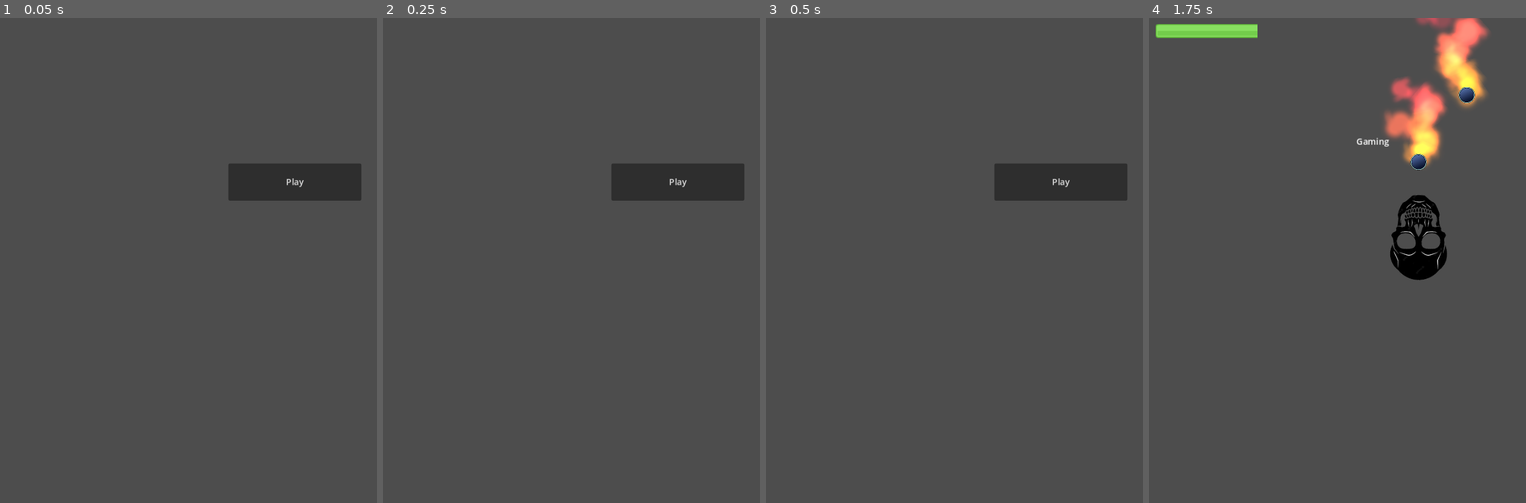
Above: before the commit, frames 1-4 (left to right).
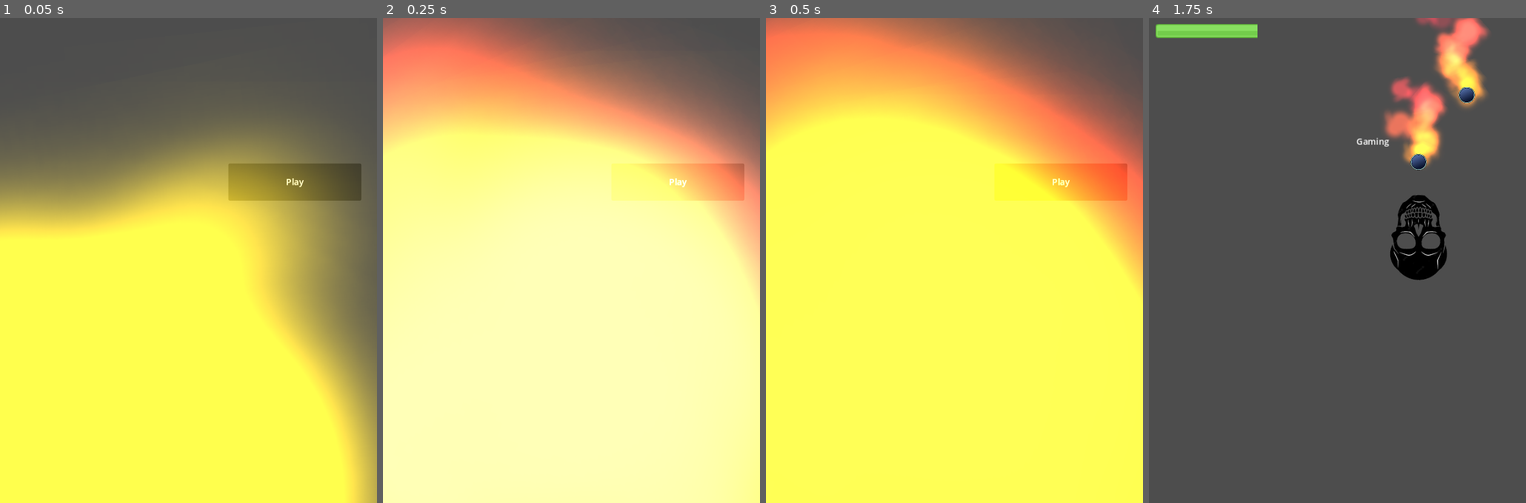
Above: after the commit, the same moments.

Repository: vaarnio/purgatory-gmtk2023
Game: Godot game, scene res://scenes/menu.tscn
Same seed, same stepped clock (60 frames per second), same inputs: the game is played once before the commit and once after it.
Inputs (mouse positions are in pixels of both pictures, inside the frame that each line leads up to):
- Up to frame 1 (0.05 s): no input
- Up to frame 2 (0.25 s): no input
- Up to frame 3 (0.5 s): no input
- Up to frame 4 (1.75 s): click "Play" at 0.5 s; tap Enter (ui_accept) at 1.25, 1.52 s; move the mouse to (1420, 236) at 1.27 s

The runs differ from the first frame. In frame 1, 75% of the frame differs, in the area x 0-100%, y 20-100%; in frame 2, 96%; in frame 3, 97%, in the area x 0-100%, y 0-100%; in frame 4, nothing differs.

Commit message:
Add custom flare objects

Diff:
--- /dev/null
+++ b/scenes/fire_particle.tscn
@@ -0,0 +1,35 @@
+[gd_scene load_steps=5 format=3 uid="uid://dxsdkrs5htjbg"]
+
+[ext_resource type="Texture2D" uid="uid://c4lvgamxlwym3" path="res://assets/flame.png" id="1_0aj8f"]
+[ext_resource type="Script" path="res://scripts/fire_particle.gd" id="1_yhb10"]
+
+[sub_resource type="CanvasItemMaterial" id="CanvasItemMaterial_c1q86"]
+blend_mode = 1
+
+[sub_resource type="Gradient" id="Gradient_ek8vk"]
+offsets = PackedFloat32Array(0.139073, 0.748344, 0.940397)
+colors = PackedColorArray(0.898039, 0.764706, 0, 0.607843, 1, 0, 0, 0.941176, 1, 1, 1, 0)
+
+[node name="fire_particle" type="Node2D"]
+
+[node name="CPUParticles2D" type="CPUParticles2D" parent="."]
+material = SubResource("CanvasItemMaterial_c1q86")
+amount = 14
+speed_scale = 3.59
+explosiveness = 0.1
+randomness = 0.4
+lifetime_randomness = 0.3
+texture = ExtResource("1_0aj8f")
+direction = Vector2(0, -1)
+spread = 25.0
+gravity = Vector2(0, 0)
+initial_velocity_min = 250.0
+initial_velocity_max = 250.0
+angular_velocity_min = 100.0
+angular_velocity_max = 100.0
+angle_min = 720.0
+angle_max = 720.0
+scale_amount_min = 0.5
+scale_amount_max = 0.7
+color_ramp = SubResource("Gradient_ek8vk")
+script = ExtResource("1_yhb10")
--- /dev/null
+++ b/scripts/fire_particle.gd
@@ -0,0 +1,11 @@
+extends CPUParticles2D
+
+
+# Called when the node enters the scene tree for the first time.
+func _ready():
+	pass # Replace with function body.
+
+
+# Called every frame. 'delta' is the elapsed time since the previous frame.
+func _process(delta):
+	pass
--- a/scripts/menu.gd
+++ b/scripts/menu.gd
@@ -1,9 +1,14 @@
 extends Node2D
 
-
+const obj_fire = preload("res://scenes/fire_particle.tscn")
 # Called when the node enters the scene tree for the first time.
 func _ready():
 	_set_custom_cursor()
+	var new_fire = obj_fire.instantiate()
+	add_child.call_deferred(new_fire)
+	new_fire.global_position = Vector2(200, 800)
+	new_fire.get_node("CPUParticles2D").scale_amount_min = 12
+	new_fire.get_node("CPUParticles2D").scale_amount_max = 15
 	pass # Replace with function body.
 
 
Not shown: 1 places in scenes/bullet.tscn that only renumber resources
